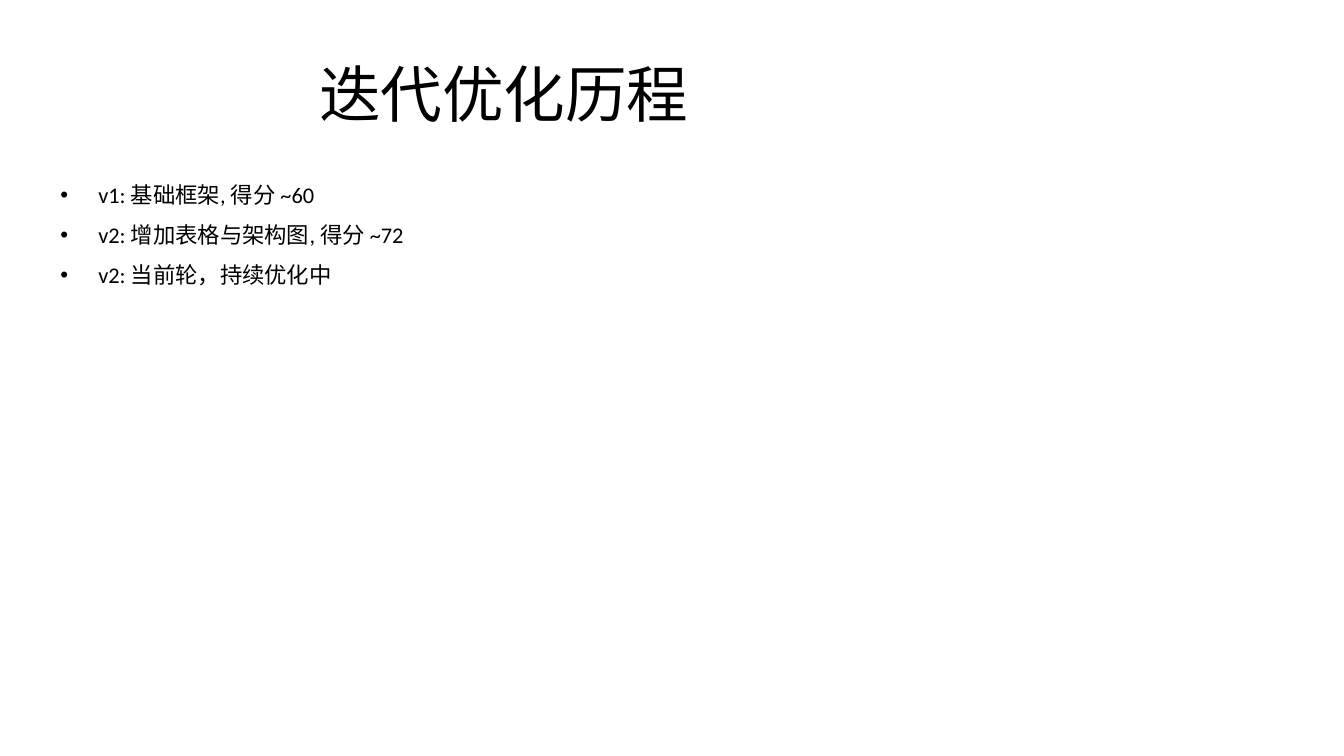
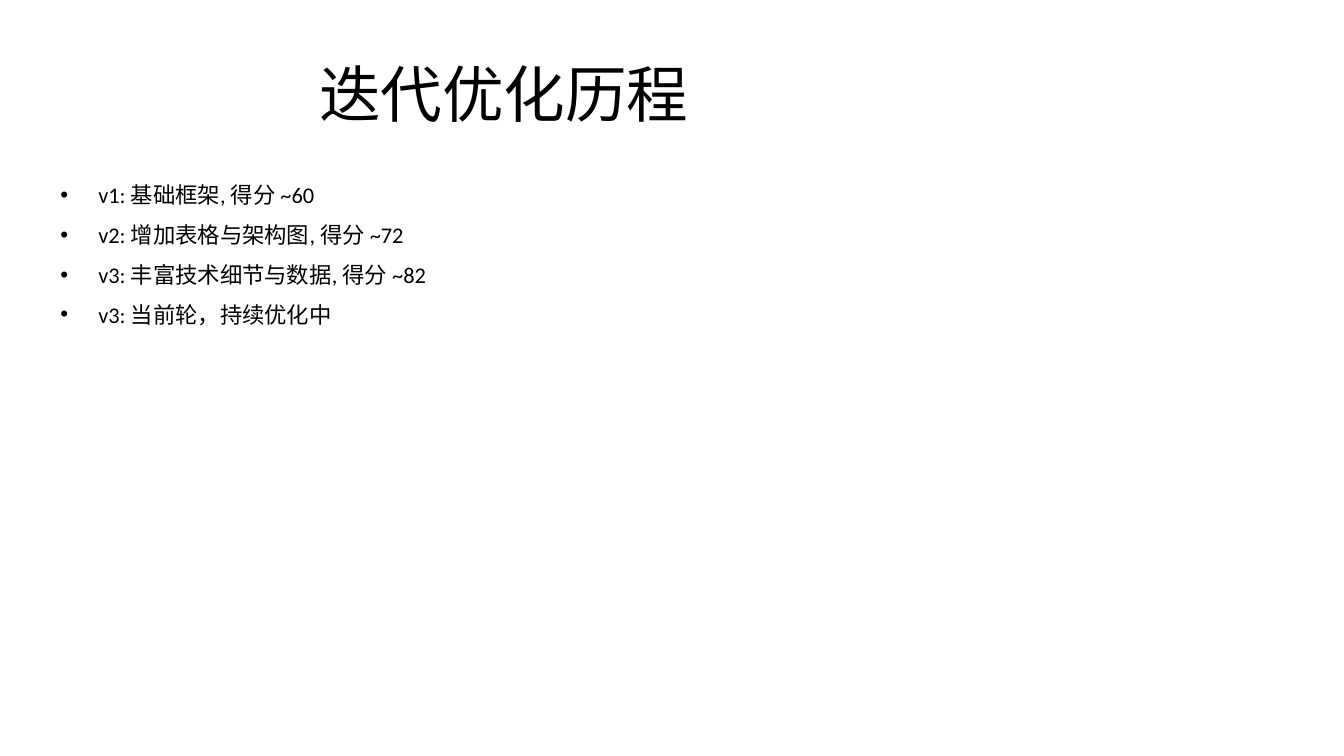
Before and after one commit to mqgg5630-cyber/test-auto-arena, a slide deck: slide 9 of local/inbox/presentation_final.pptx. Drawn at 1344x756 pixels with LibreOffice and Linux fonts; fonts in the diff are those of the drawing. Boxes give left, top, right and bottom in pixels: in the first picture for what was removed or moved away, otherwise in the second. Text is boxed around its words. In the diff, an @@ line names an element or a change of style, - is before the commit and + after.

```diff
--- a/local/inbox/presentation_final.pptx
+++ b/local/inbox/presentation_final.pptx
@@ text at (98, 264, 426, 326): text changed @@
-• v2: 当前轮，持续优化中
+• v3: 丰富技术细节与数据, 得分 ~82
+• v3: 当前轮，持续优化中
```
Also in this commit, not shown: 8 other slides changed, 1 slide added, 9 other files.
